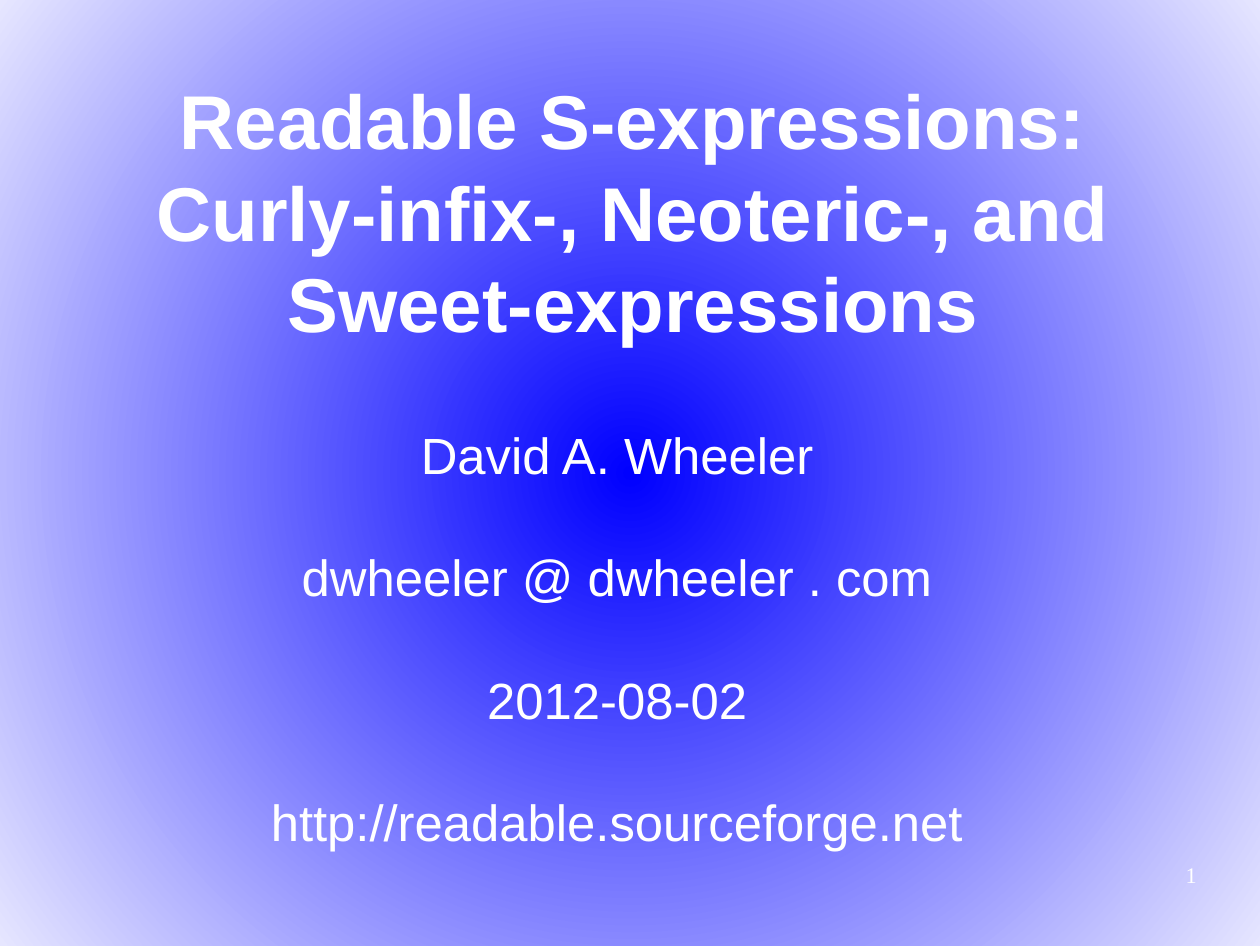
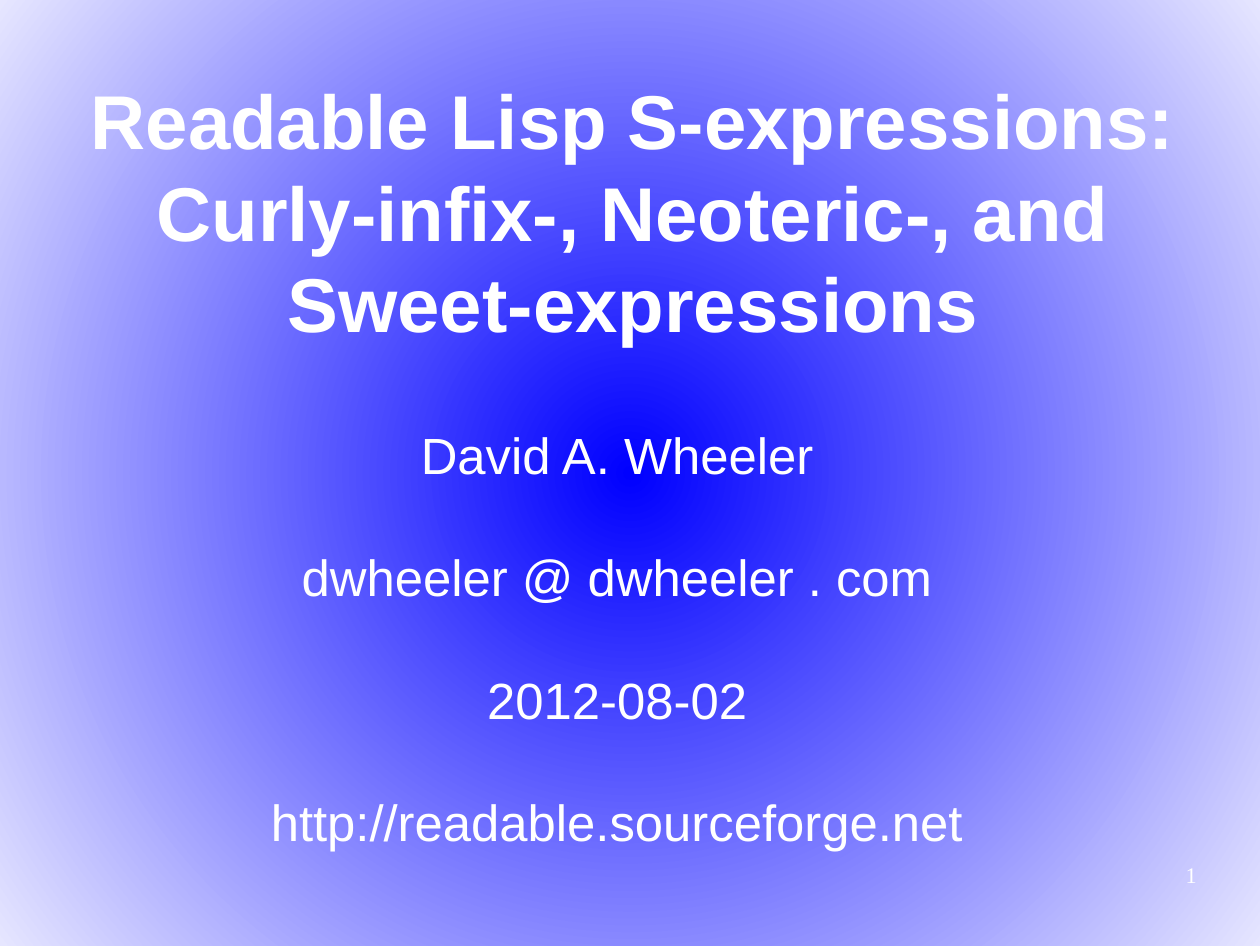
Before and after one commit to martin12333/Readable-Lisp-S-expressions, a slide deck: slide 1 of readable-s-expressions.odp. Drawn at 1260x946 pixels with LibreOffice and Linux fonts; fonts in the diff are those of the drawing. Boxes give left, top, right and bottom in pixels: in the first picture for what was removed or moved away, otherwise in the second. Text is boxed around its words. In the diff, an @@ line names an element or a change of style, - is before the commit and + after.

```diff
--- a/readable-s-expressions.odp
+++ b/readable-s-expressions.odp
@@ title at (91,89,1174,347): text changed @@
-Readable S-expressions:
-Curly-infix-, Neoteric-, and
-Sweet-expressions
+Readable Lisp S-expressions:
+Curly-infix-, Neoteric-, and
+Sweet-expressions
```
Also in this commit, not shown: 13 other slides changed.
